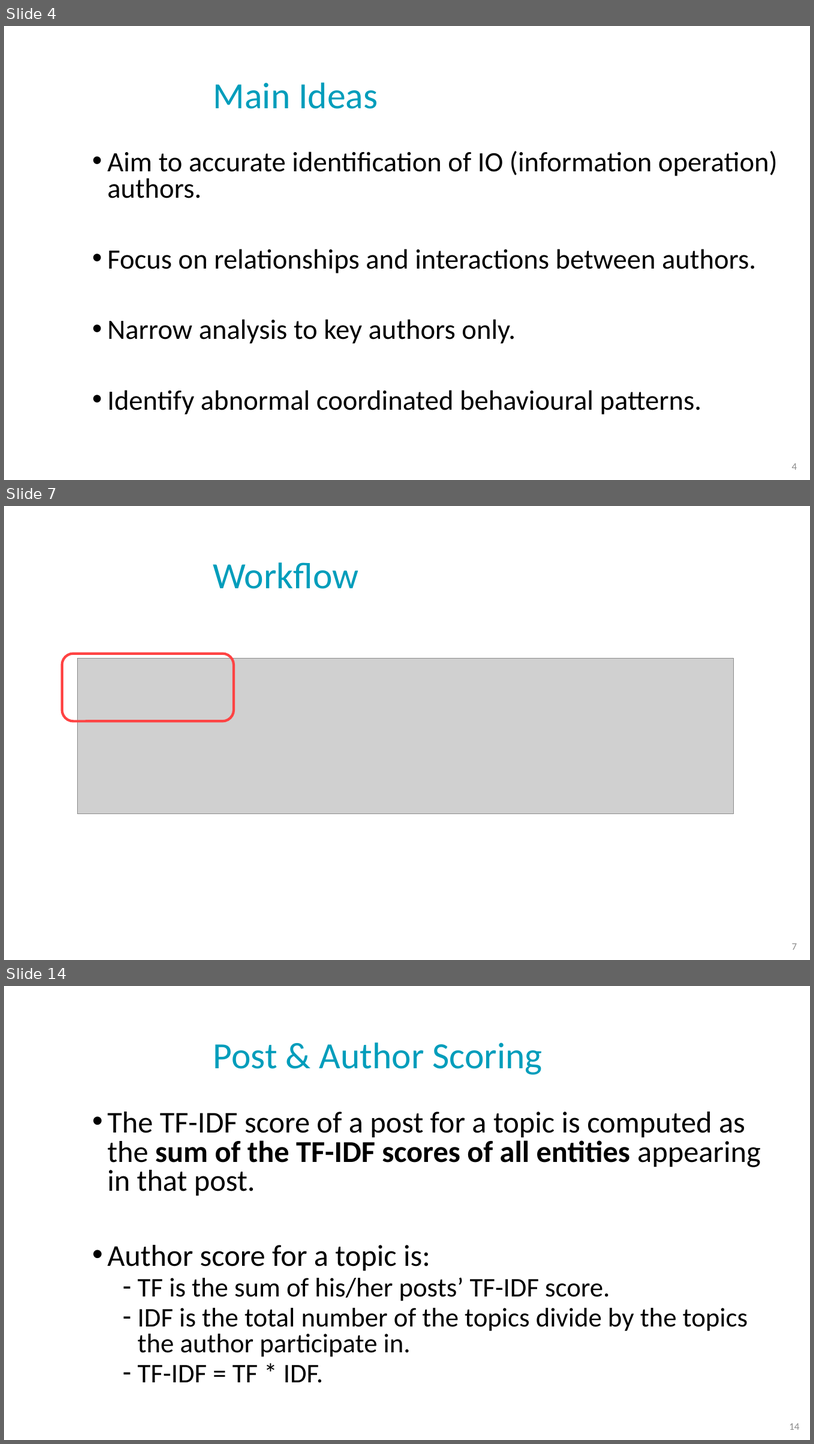
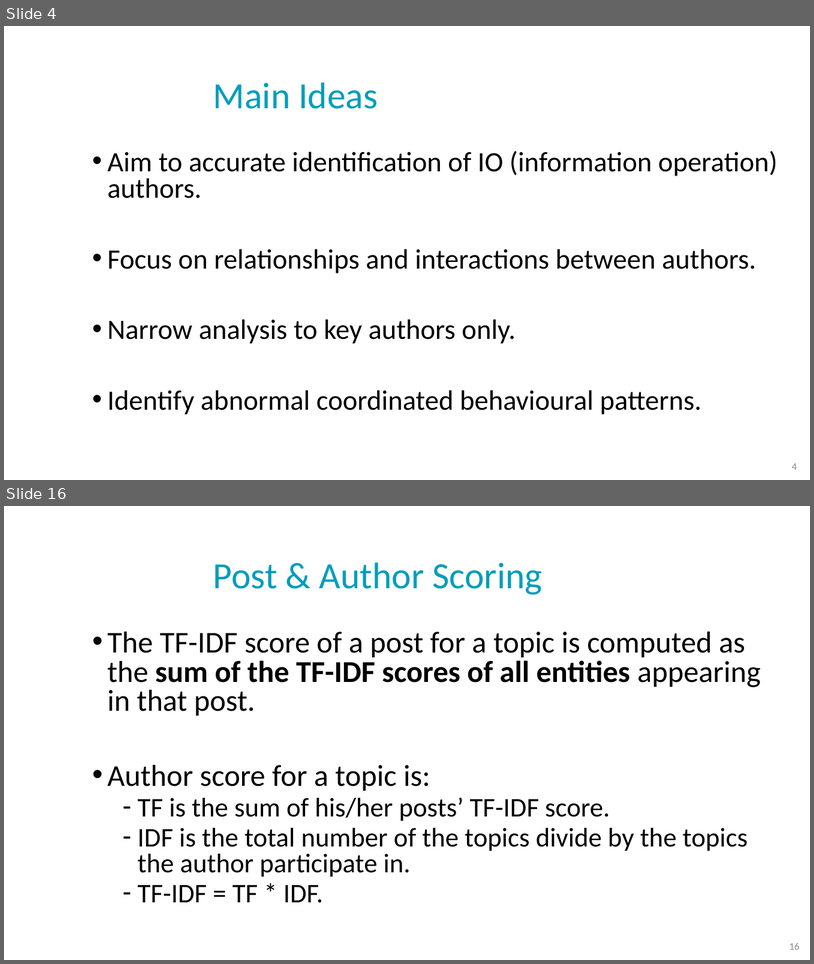
Before and after one commit to NoaTal1996/Backbone-Graph, a slide deck: docs/cbg_saback.pptx. Shown one above the other, each under a label of ours: slides 4, 7 and 14 before the commit, slides 4 and 16 after it; the slides between them are not shown. The pictures are 814x1444 and 814x964 pixels, drawn with LibreOffice and Linux fonts; fonts in the diff are those of the drawing; grey boxes stand for pictures; background and template pictures are left out. Boxes give left, top, right and bottom in pixels: in the first picture for what was removed or moved away, otherwise in the second. Text is boxed around its words. In the diff, an @@ line names an element or a change of style, - is before the commit and + after.

```diff
--- a/docs/cbg_saback.pptx
+++ b/docs/cbg_saback.pptx
@@ slide 7 removed at bbox=[4, 506, 810, 960], background picture (left out) @@
@@ title removed at bbox=[213, 562, 359, 589] @@
-Workflow
@@ rounded rectangle removed at bbox=[62, 654, 234, 721] @@
@@ picture removed at bbox=[77, 658, 734, 813] @@
@@ page number removed at bbox=[792, 943, 797, 949] @@
-7
@@ what was slide 14 is now slide 16 @@
@@ page number at bbox=[789, 943, 800, 949]: text changed @@
-14
+16
```
Also in this commit, not shown: 6 slides changed, 12 slides added, 7 other slides removed.
